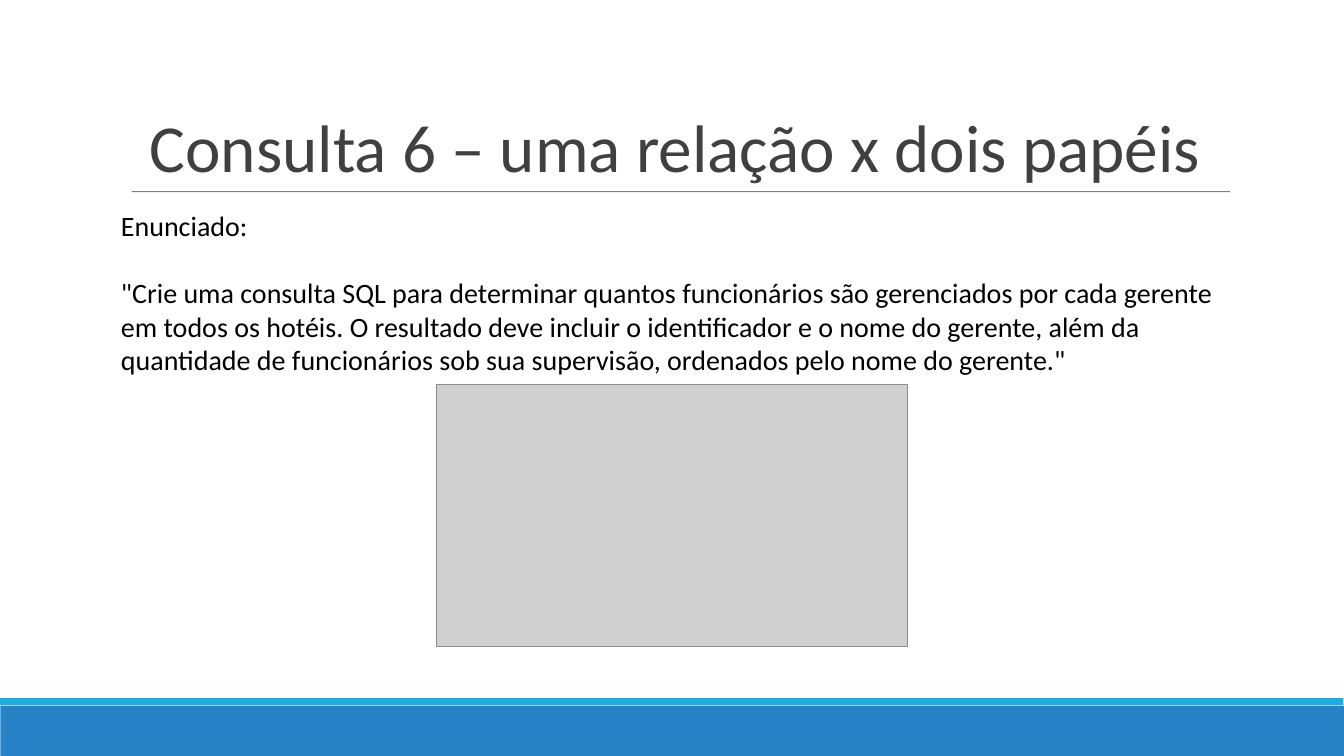
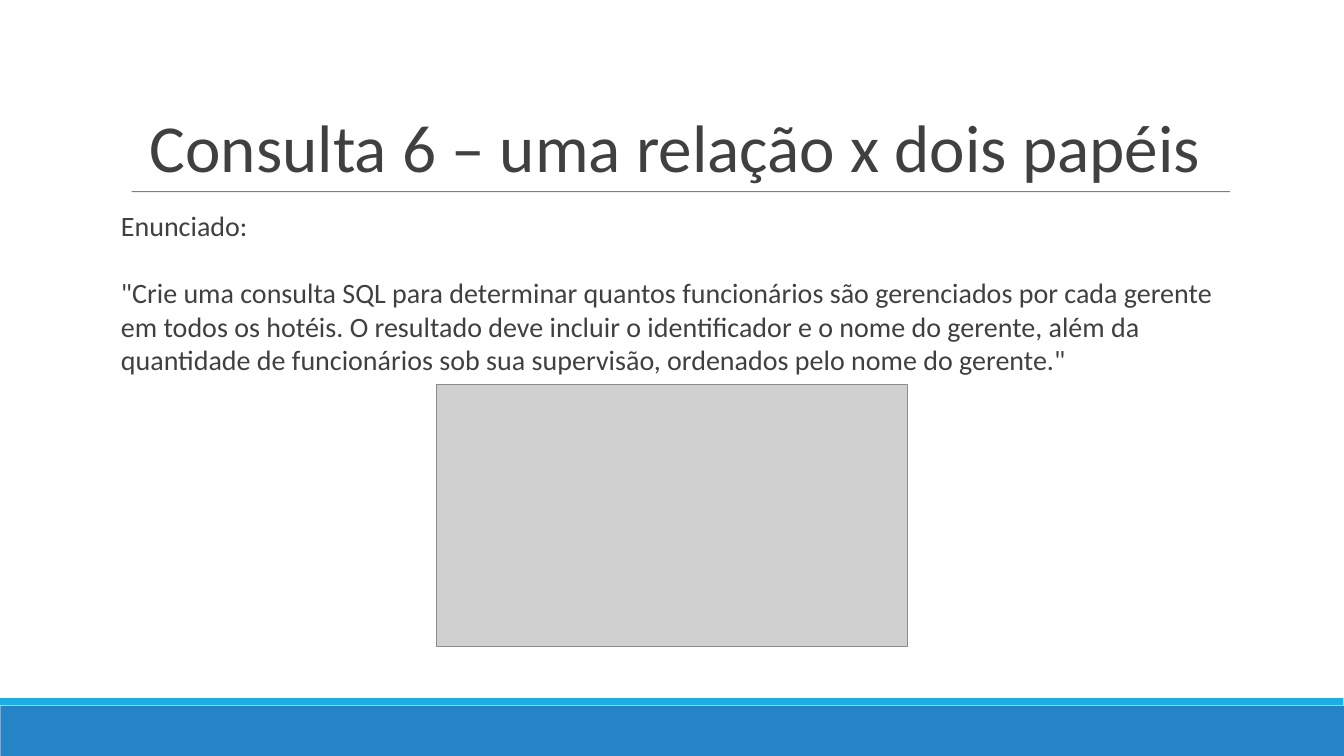
Before and after one commit to Marcos-Med/EpDB, a slide deck: slide 29 of docs/video 3.odp. Drawn at 1344x756 pixels with LibreOffice and Linux fonts; fonts in the diff are those of the drawing; grey boxes stand for pictures. Boxes give left, top, right and bottom in pixels: in the first picture for what was removed or moved away, otherwise in the second. Text is boxed around its words. In the diff, an @@ line names an element or a change of style, - is before the commit and + after.

```diff
--- a/docs/video 3.odp
+++ b/docs/video 3.odp
@@ text "Enunciado:" at box(121, 216, 1212, 375): text colour #000000 to #404040 @@
```
Also in this commit, not shown: 6 other slides changed, 1 other file.
